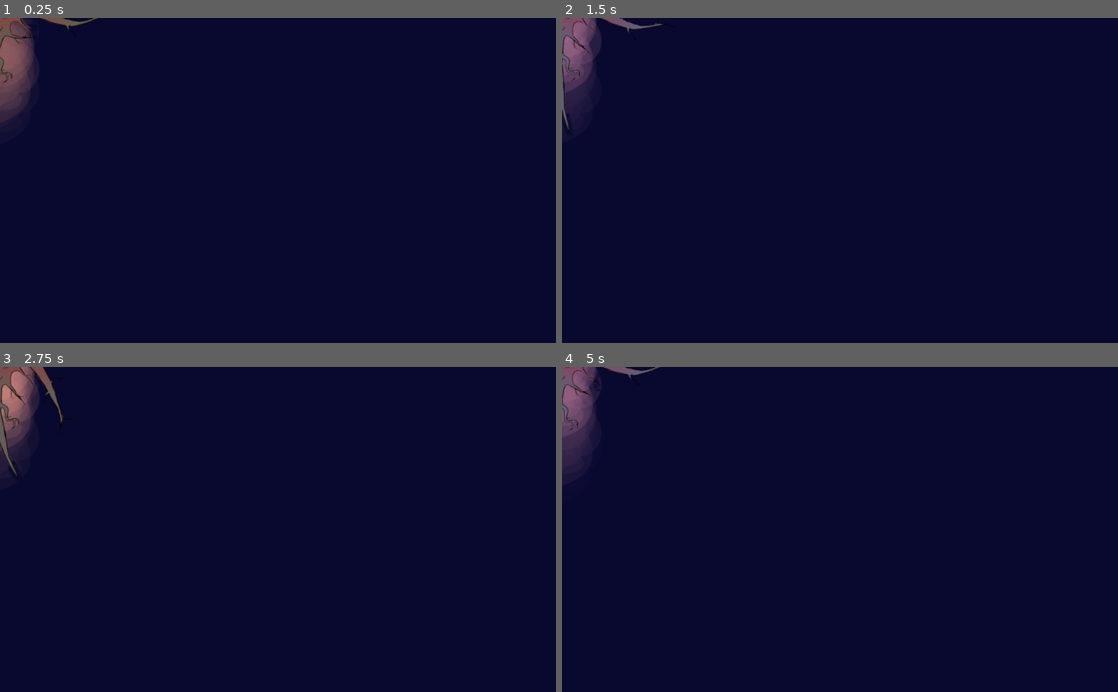
Above: before the commit, frames 1-4 (two rows, left to right).
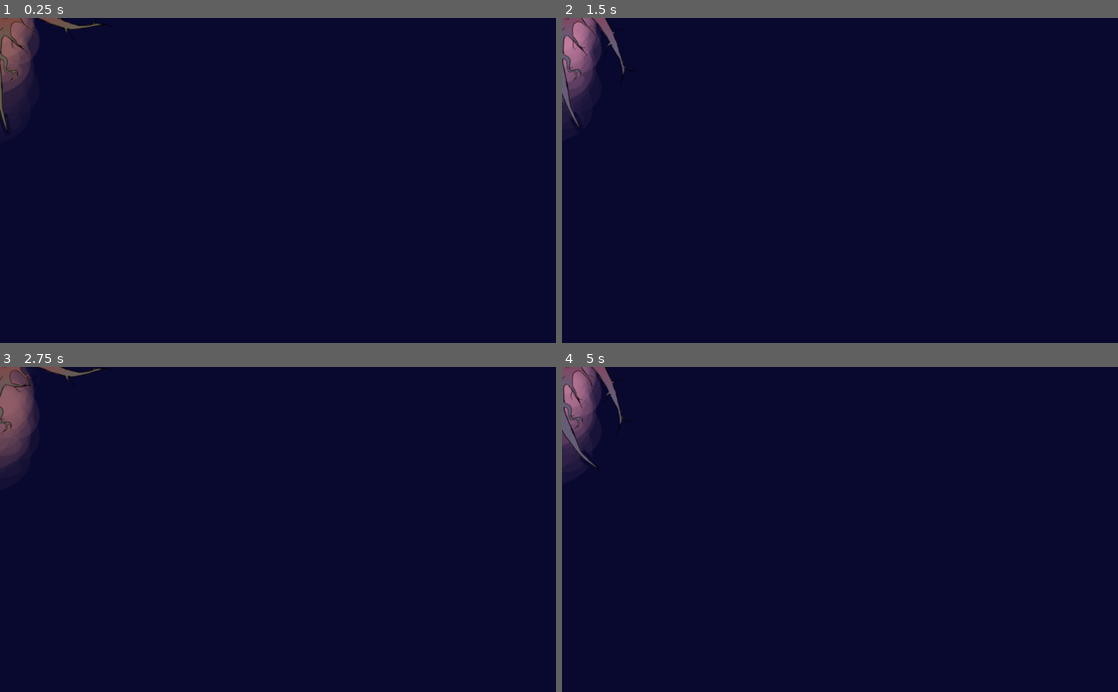
Above: after the commit, the same moments.

Repository: CosmicBubble300/CGG_VERYSalty
Game: Godot game, scene res://Scenes/MonsterScene.tscn
Same seed, same stepped clock (60 frames per second), same inputs: the game is played once before the commit and once after it. This scene is started directly instead of the project's main scene.
Inputs:
- Up to frame 1 (0.25 s): no input
- Up to frame 2 (1.5 s): hold W (UP) 0.53-1.28 s; hold Ctrl (CROUCH) 0.53-1.28 s; hold S (DOWN) from 1.28 s (still down); tap A (L) at 1.35 s
- Up to frame 3 (2.75 s): release S (DOWN) at 2.03 s; hold W (UP) from 2.03 s (still down); hold D (R) from 2.03 s (still down)
- Up to frame 4 (5 s): release D (R) at 2.78 s; tap Shift (SPRINT) at 2.85 s; release W (UP) at 3.53 s; hold Ctrl (CROUCH) 3.53-4.28 s; hold S (DOWN) from 3.53 s (still down); tap A (L) at 4.35 s

The runs differ from the first frame. In frame 1, 1.1% of the frame differs, in the area x 0-20%, y 0-36%; in frame 2, 1.3%; in frame 3, 1.2%; in frame 4, 1.2%.
Error before the commit: Invalid get index 'position' (on base: 'null instance'). (res://Scripts/Monster.gd:27)
Error after the commit: Invalid get index 'position' (on base: 'null instance'). (res://Scripts/Monster.gd:25)

Commit message:
monster range

Diff:
--- a/Scenes/MonsterScene.tscn
+++ b/Scenes/MonsterScene.tscn
@@ -103,7 +103,7 @@
 position = Vector2( -2, 1 )
 frames = SubResource( 2 )
 animation = "MonsterAnim"
-frame = 2
+frame = 8
 playing = true
 __meta__ = {
 "_edit_lock_": true
--- a/Scripts/Monster.gd
+++ b/Scripts/Monster.gd
@@ -22,11 +22,12 @@
 
 ### MOVEMENT ###
 func _physics_process(delta):
-
-
 	mcpos = mc.position # get mc position
 	targetpos = (mcpos - position).normalized() #normalize distance
 
 	#if player close enough
-	if position.distance_to(mcpos) > 3:
+	if position.distance_to(mcpos) < 1500:
 		move_and_slide(targetpos * run)
+
+	#else:
+	#	move_and_slide()
